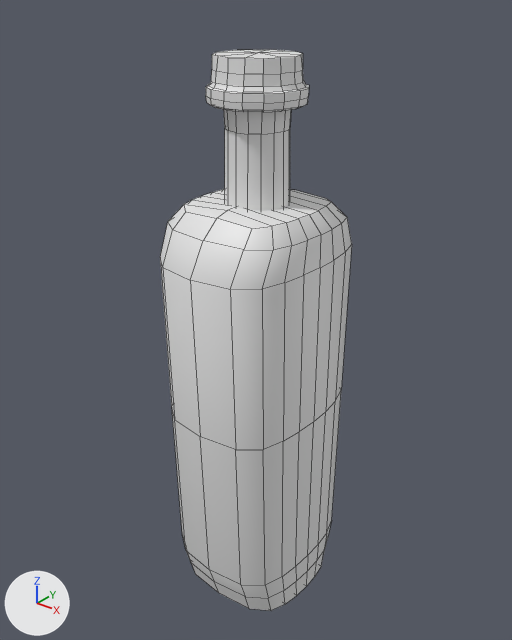
Renders of the FBX model Assets/Files/Models/Train/Interior/Junk/Grog_Bottle_2.fbx from each side of a commit.
The view is the same before and after, from a camera (50 mm lens) standing at (0.215, -0.269, 0.337) and looking at (-0.004, 0.004, 0.168). Arrows for +X, +Y and +Z are at lower left; the lights stay in place. Mesh edges are drawn as thin lines.

In view in the first picture: 'Grog_Bottle_2'.
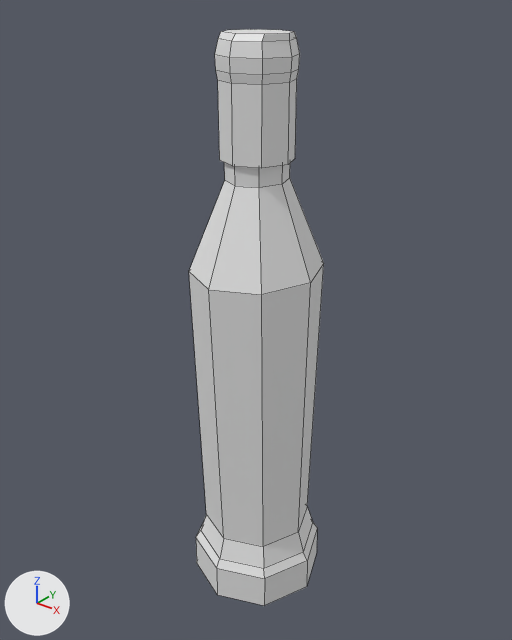
Pixel boxes (x1, y1, x2, y2) of what changed, in the pictures (512 x 640 px):
```json
{"object": "Grog_Bottle_2", "change": "reshaped, moved", "before": [160, 50, 352, 611], "after": [189, 162, 324, 606], "on screen": "30% narrower, 21% shorter"}
{"object": "Grog_Bottle_2_Lid", "change": "added", "after": [215, 29, 300, 168]}
{"part": 1, "of": "me_grog_bottle_2", "change": "rebuilt", "before": [160, 189, 352, 611], "after": [189, 162, 324, 606], "on screen": "30% narrower"}
{"part": 2, "of": "me_grog_bottle_2", "change": "deleted", "before": [206, 50, 309, 112]}
{"part": 3, "of": "me_grog_bottle_2", "change": "deleted", "before": [223, 110, 291, 211]}
```

Scene script edits in JSON lines:
```json
{"block": "me_grog_bottle_2", "where": "# used by ob_grog_bottle_2; location = (0.0, 0.0, 0.0004)"}
{"op": "remove", "block": "me_grog_bottle_2", "code": "me_grog_bottle_2.from_pydata(...)  # 350 vertices, 344 faces; spans x -0.038..0.038, y -0.05..0.051, z 0.0..0.305"}
{"op": "remove", "block": "me_grog_bottle_2", "code": "me_grog_bottle_2.materials.append(mat_grogbottle2_body)  # white #e7e7e7"}
{"op": "add", "block": "me_grog_bottle_2", "code": "me_grog_bottle_2.from_pydata(...)  # 56 vertices, 50 faces; spans x -0.039..0.039, y -0.039..0.039, z 0.001..0.265"}
{"block": "me_grog_bottle_2", "change": "me_grog_bottle_2 part 1: the loose piece of 154 vertices spanning x -0.038..0.038, y -0.05..0.051, z 0.0..0.236 is rebuilt with 56 vertices and now spans x -0.039..0.039, y -0.039..0.039, z 0.001..0.265, in mat_grogbottle2_lid (white #e7e7e7)"}
{"block": "me_grog_bottle_2", "change": "me_grog_bottle_2 part 2: the loose piece of 146 vertices spanning x -0.024..0.024, y -0.024..0.024, z 0.282..0.305 is deleted"}
{"block": "me_grog_bottle_2", "change": "me_grog_bottle_2 part 3: the loose piece of 50 vertices spanning x -0.017..0.017, y -0.017..0.017, z 0.206..0.296 is deleted"}
{"op": "add", "block": "me_grog_bottle_2_lid", "code": ["me_grog_bottle_2_lid = bpy.data.meshes.new('Grog_Bottle_2_Lid')", "me_grog_bottle_2_lid.from_pydata(...)  # 48 vertices, 42 faces; spans x -0.0196..0.0196, y -0.0196..0.0196, z 0.257..0.3144", "me_grog_bottle_2_lid.materials.append(mat_grogbottle2_body)  # white #e7e7e7"]}
{"op": "set", "path": "ob_grog_bottle_2.location", "old": "(0.0, 0.0, 0.0004)", "new": "(0.0, 0.0, 0.0)"}
{"op": "add", "block": "ob_grog_bottle_2_lid", "code": ["ob_grog_bottle_2_lid = bpy.data.objects.new('Grog_Bottle_2_Lid', me_grog_bottle_2_lid)", "ob_grog_bottle_2_lid.location = (0.0, 0.0, 0.0)"]}
```
